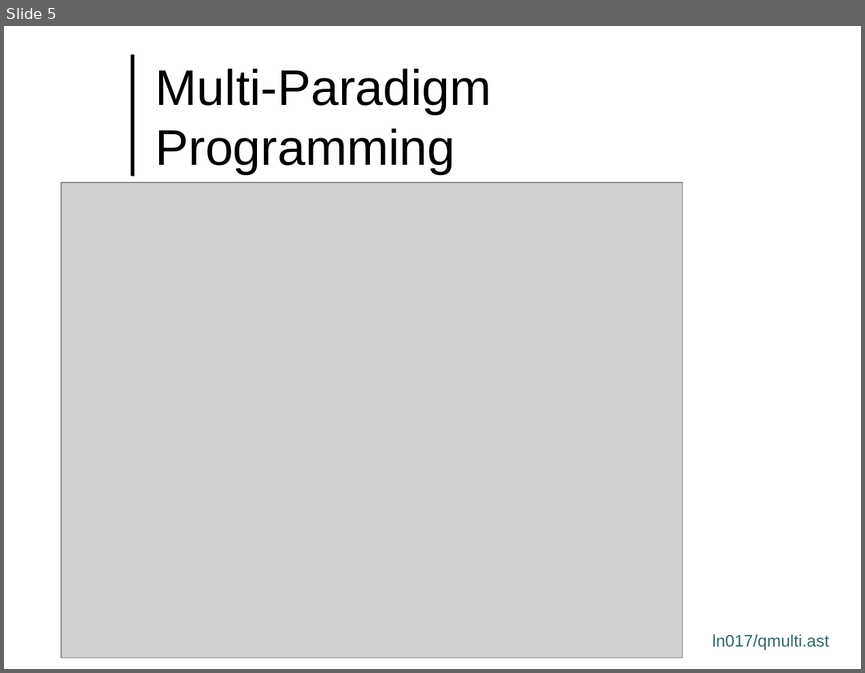
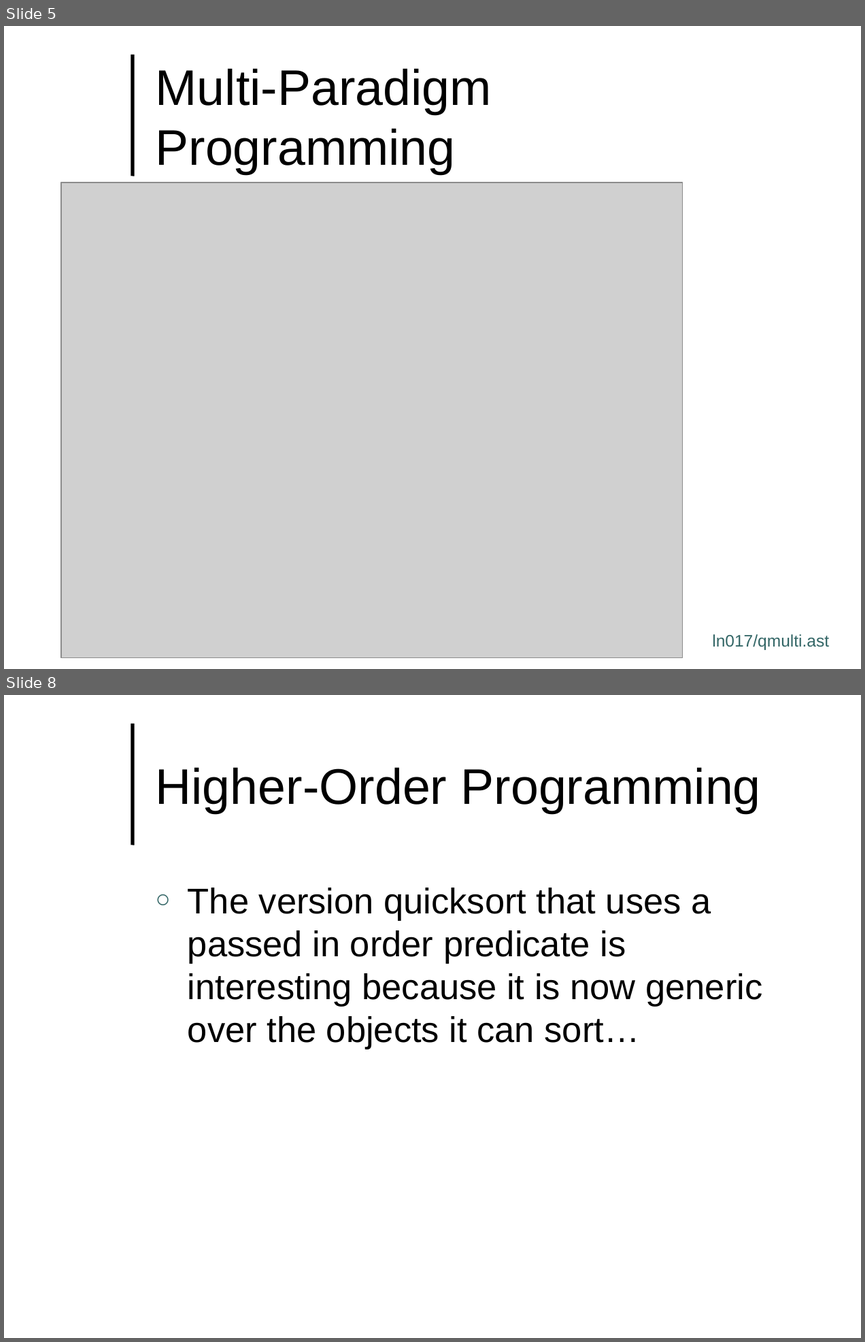
Before and after one commit to lutzhamel/CSC493, a slide deck: notes/csc493-ln017.pptx. Shown one above the other, each under a label of ours: slide 5 before the commit, slides 5 and 8 after it; the slides between them are not shown. The pictures are 865x673 and 865x1342 pixels, drawn with LibreOffice and Linux fonts; fonts in the diff are those of the drawing; grey boxes stand for pictures; background and template pictures are left out. Boxes give left, top, right and bottom in pixels: in the first picture for what was removed or moved away, otherwise in the second. Text is boxed around its words. In the diff, an @@ line names an element or a change of style, - is before the commit and + after.

```diff
--- a/notes/csc493-ln017.pptx
+++ b/notes/csc493-ln017.pptx
@@ slide 8 added at <box>4,695,861,1338</box>, background #FFFFFF; not listed: 1 template element that a slide beside it also shows @@
@@ title added at <box>156,767,761,813</box>, 42 pt, text #000000 @@
+Higher-Order Programming
@@ text added at <box>188,887,762,1049</box>, 30 pt, text #000000 @@
+○ The version quicksort that uses a passed in order predicate is interesting because it is now generic over the objects it can sort…
```
Also in this commit, not shown: 1 slide changed, 2 other slides added, 3 other files.
